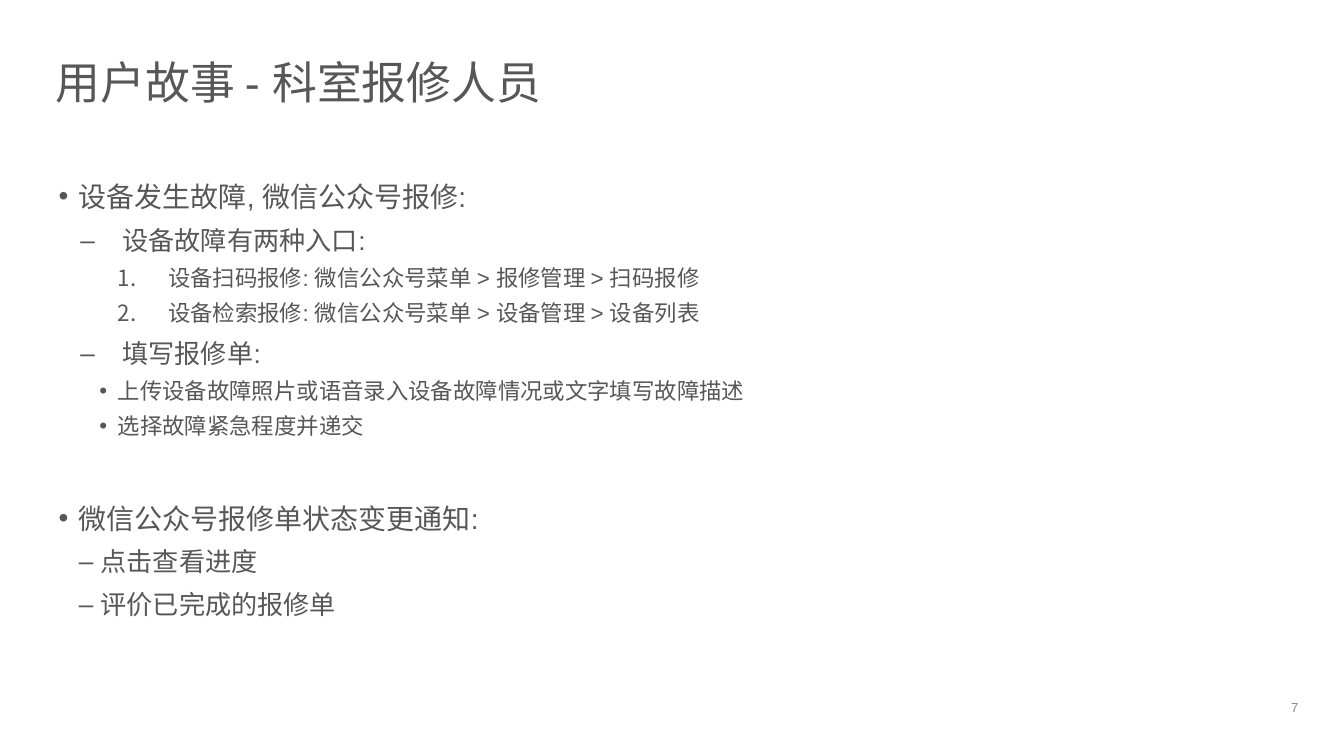
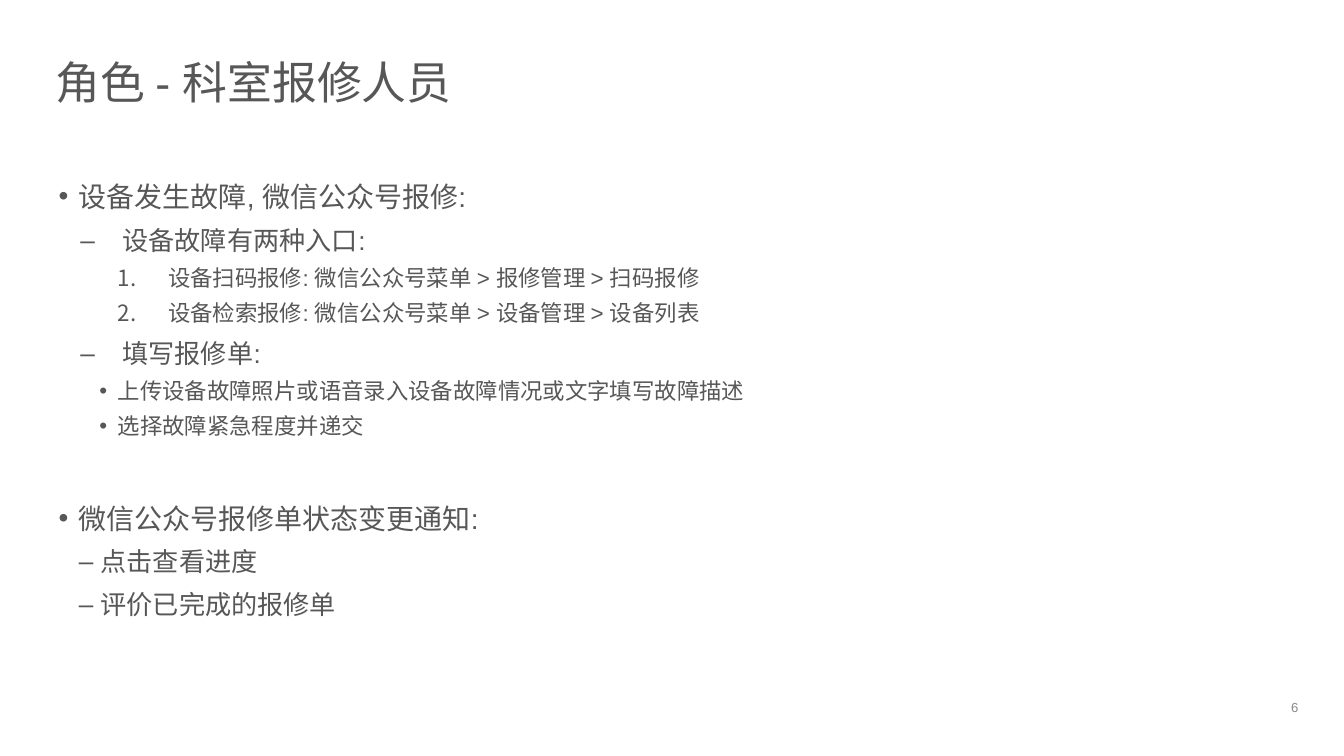
Before and after one commit to devhotmail/APMHome, a slide deck: slide 6 of Document/APM_userstories.pptx (slide 7 before the commit). Drawn at 1344x756 pixels with LibreOffice and Linux fonts; fonts in the diff are those of the drawing; background and template pictures are left out. Boxes give left, top, right and bottom in pixels: in the first picture for what was removed or moved away, otherwise in the second. Text is boxed around its words. In the diff, an @@ line names an element or a change of style, - is before the commit and + after.

```diff
--- a/Document/APM_userstories.pptx
+++ b/Document/APM_userstories.pptx
@@ title at (56,61,452,103): text changed @@
-用户故事 - 科室报修人员
+角色 - 科室报修人员
@@ page number at (1291,703,1298,712): text changed @@
-7
+6
```
Also in this commit, not shown: 6 other slides changed, 6 slides added.
